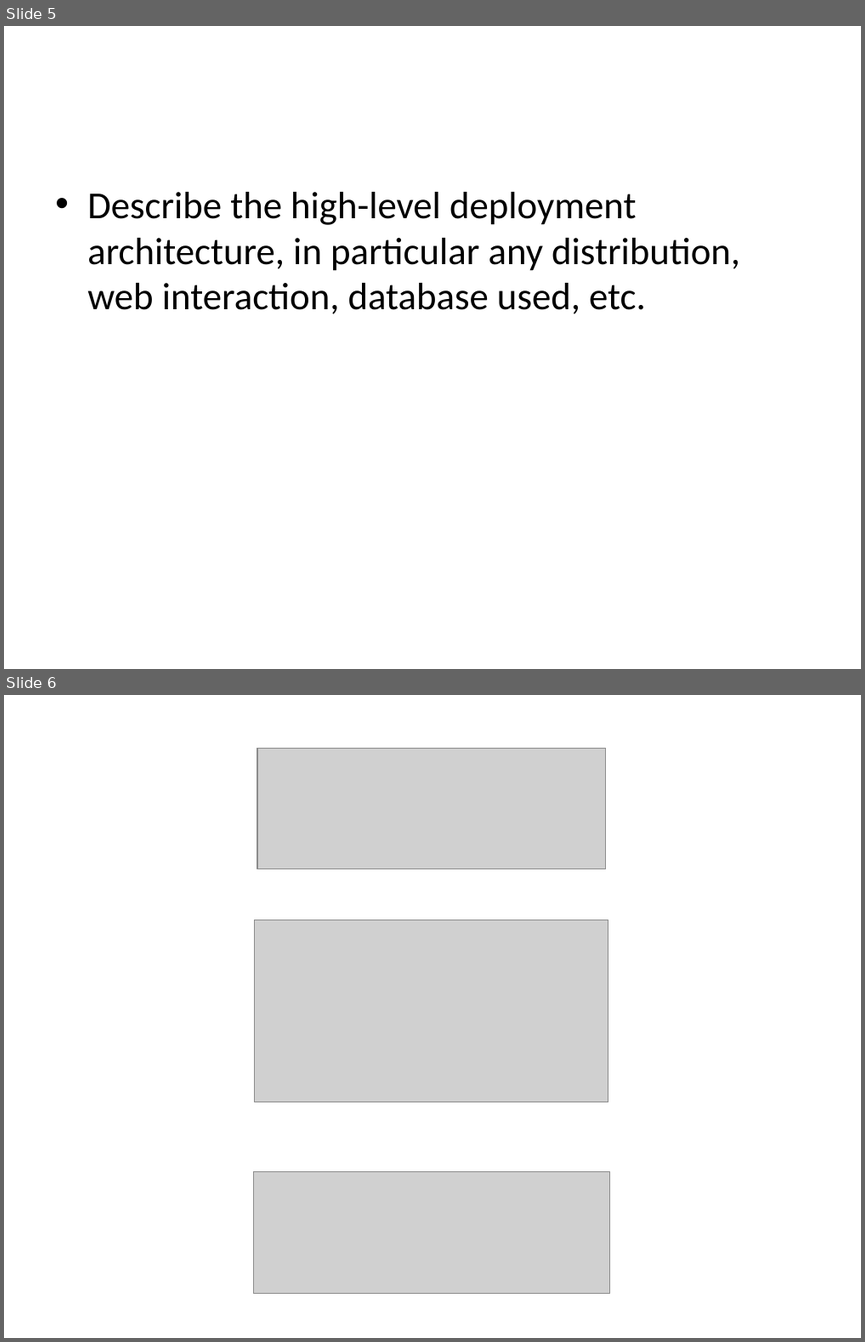
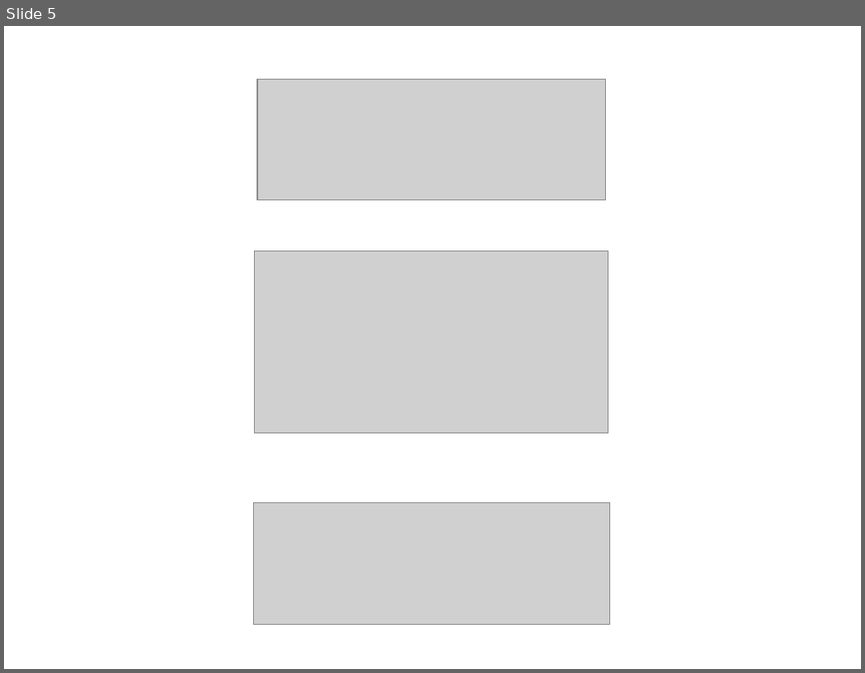
Before and after one commit to mlbvsnba/OOSE, a slide deck: presentations/Presentation1.pptx. Shown one above the other, each under a label of ours: slides 5 and 6 before the commit, slide 5 after it. The pictures are 865x1342 and 865x673 pixels, drawn with LibreOffice and Linux fonts; fonts in the diff are those of the drawing; grey boxes stand for pictures. Boxes give left, top, right and bottom in pixels: in the first picture for what was removed or moved away, otherwise in the second. Text is boxed around its words. In the diff, an @@ line names an element or a change of style, - is before the commit and + after.

Commit message:
removed a placeholder slide

```diff
--- a/presentations/Presentation1.pptx
+++ b/presentations/Presentation1.pptx
@@ slide 5 removed at <box>4,26,861,669</box>, background #FFFFFF @@
@@ text removed at <box>87,192,740,314</box> @@
-• Describe the high-level deployment architecture, in particular any distribution, web interaction, database used, etc.
@@ what was slide 6 is now slide 5 @@
```
